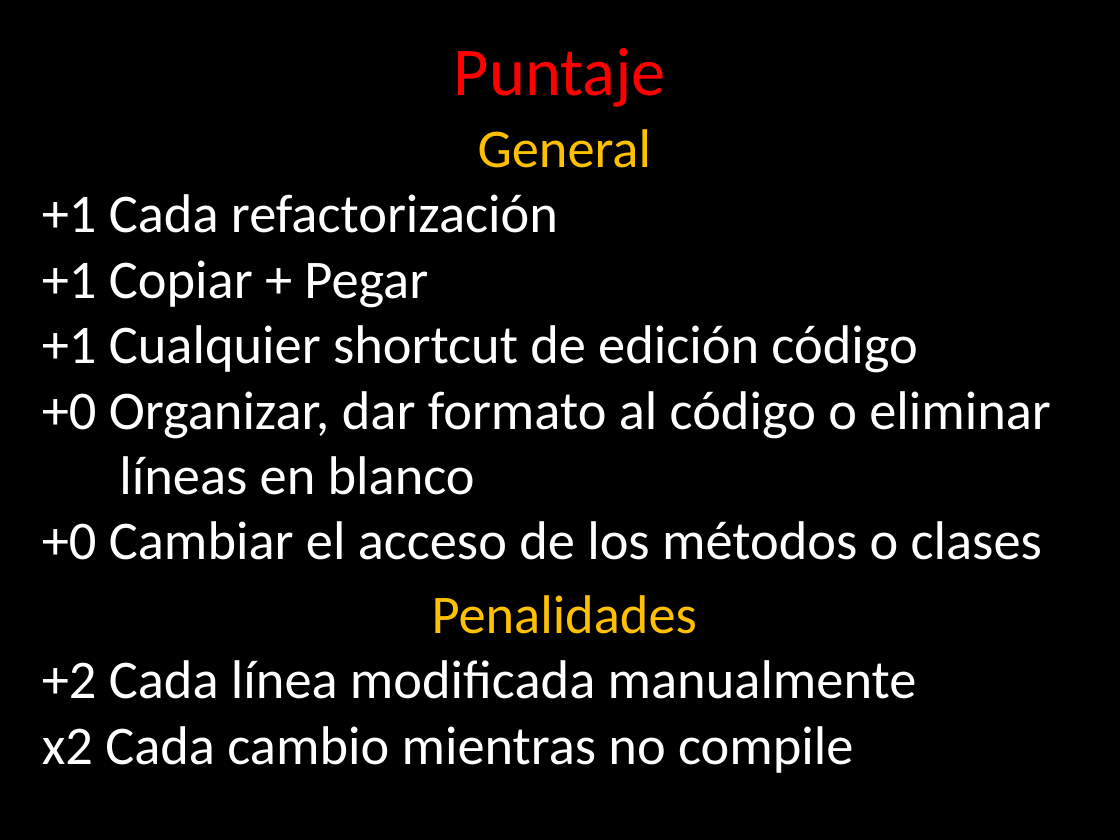
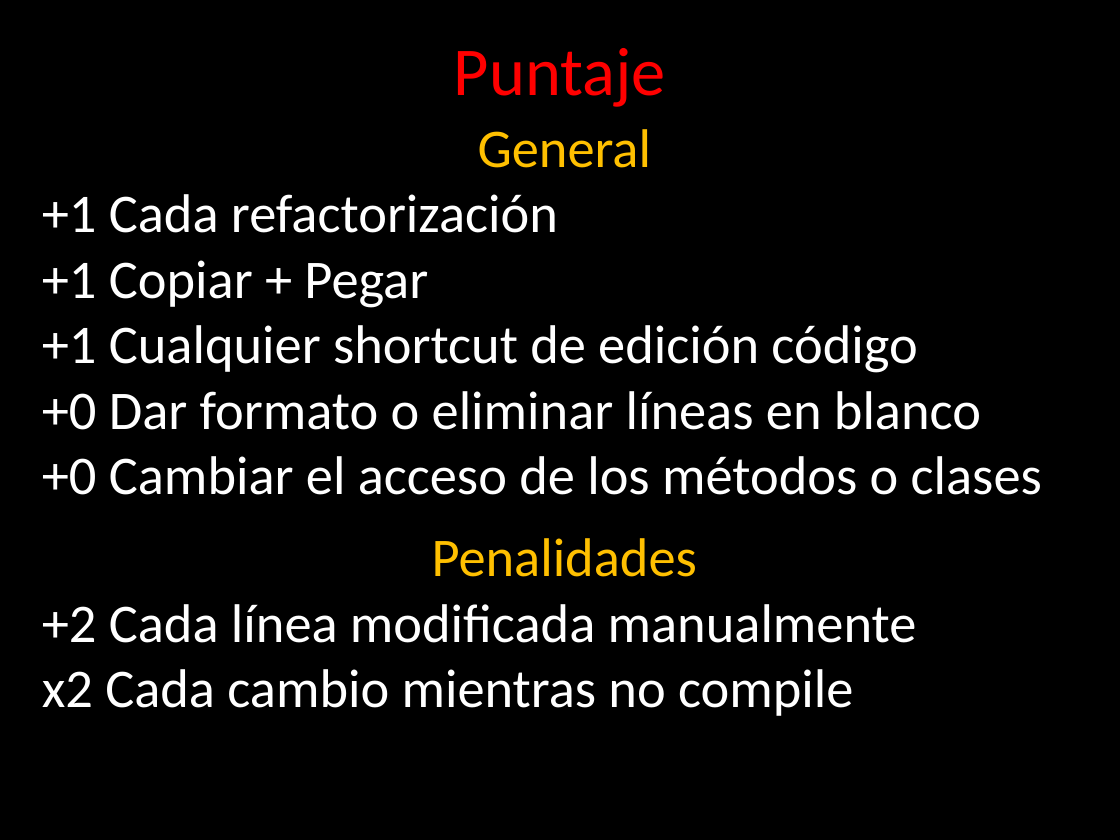
Before and after one commit to angelnunezsalazar/Refactoring-Golf, a slide deck: slide 8 of ppt/Diapositivas.pptx. Drawn at 1120x840 pixels with LibreOffice and Linux fonts; fonts in the diff are those of the drawing; background and template pictures are left out. Boxes give left, top, right and bottom in pixels: in the first picture for what was removed or moved away, otherwise in the second. Text is boxed around its words. In the diff, an @@ line names an element or a change of style, - is before the commit and + after.

```diff
--- a/ppt/Diapositivas.pptx
+++ b/ppt/Diapositivas.pptx
@@ text at bbox=[42, 391, 981, 430]: text changed @@
-+0 Organizar, dar formato al código o eliminar líneas en blanco
++0 Dar formato o eliminar líneas en blanco
@@ text "Penalidades": place and size @@
-text "Penalidades" at bbox=[42, 595, 917, 773]
+text "Penalidades" at bbox=[42, 538, 917, 716]
```
Also in this commit, not shown: 4 other slides changed, 13 other files.
